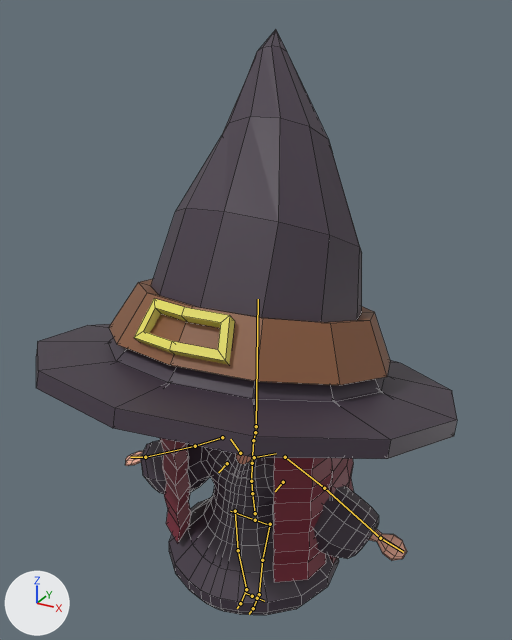
An edit to the Blender file Working/character.blend, drawn before and after from the same camera.
Rendered twice from a 50 mm lens placed at (1.55, -2.78, 3.21), pointed at (-0.25, 0.5, 1.57). Lighting does not change. The marker at lower left points along +X, +Y and +Z. The bones that bend it are drawn over the model as lines. Mesh edges are drawn as thin lines.

In view in the first picture: 'Hair', 'Hat', 'Player'.
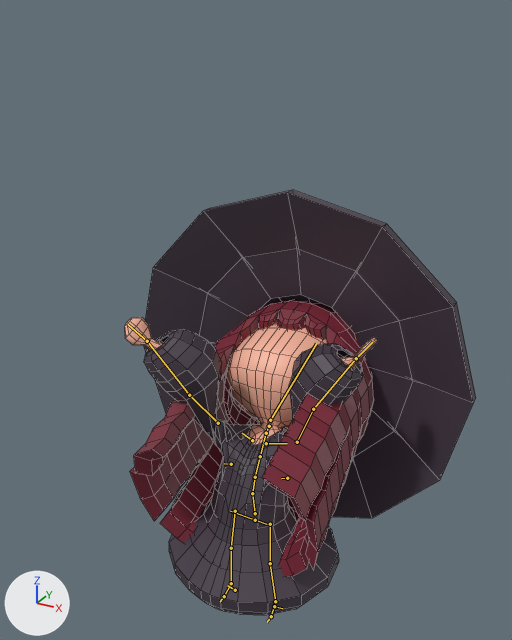
The newer file adds an action. The first version stands in its rest pose; the second is drawn at frame 6 of the action 'Witch_Sky'.

The change, as a diff of the scene's bpy script:
```diff
--- a/Working/character.blend.py
+++ b/Working/character.blend.py
@@ bone_spine_001 @@
 bone_spine_001 = bpy.data.objects['PlayerCharacter'].pose.bones['spine.001']  # child of 'spine'
-bone_spine_001.rotation_quaternion = (1.0, 0.0, 0.0, 0.0)  # degrees (0, 0, 0)
+bone_spine_001.rotation_quaternion = (0.96, -0.28, 0.02, 0.023)  # degrees (-32, 3, 2)
@@ bone_spine_006 @@
 bone_spine_006 = bpy.data.objects['PlayerCharacter'].pose.bones['spine.006']  # child of 'spine.005'
-bone_spine_006.rotation_quaternion = (1.0, 0.0, 0.0, 0.0)  # degrees (0, 0, 0)
+bone_spine_006.rotation_quaternion = (0.934, -0.358, 0.0, 0.0)  # degrees (-42, 0, 0)
@@ bone_upper_arm_l @@
 bone_upper_arm_l = bpy.data.objects['PlayerCharacter'].pose.bones['upper_arm.L']  # child of 'shoulder.L'
-bone_upper_arm_l.location = (0.0, 0.0, 0.0)
-bone_upper_arm_l.rotation_quaternion = (1.0, 0.0, 0.0, 0.0)  # degrees (0, 0, 0)
+bone_upper_arm_l.location = (-0.022, -0.016, -0.005)
+bone_upper_arm_l.rotation_quaternion = (0.227, 0.743, -0.603, -0.18)  # degrees (146, 0, -78)
@@ bone_upper_arm_r @@
 bone_upper_arm_r = bpy.data.objects['PlayerCharacter'].pose.bones['upper_arm.R']  # child of 'shoulder.R'
-bone_upper_arm_r.location = (0.0, 0.0, 0.0)
-bone_upper_arm_r.rotation_quaternion = (1.0, 0.0, 0.0, 0.0)  # degrees (0, 0, 0)
+bone_upper_arm_r.location = (0.047, -0.014, 0.149)
+bone_upper_arm_r.rotation_quaternion = (0.415, 0.698, 0.536, 0.229)  # degrees (124, 7, 71)
@@ bone_thigh_l @@
 bone_thigh_l = bpy.data.objects['PlayerCharacter'].pose.bones['thigh.L']  # child of 'spine'
-bone_thigh_l.rotation_quaternion = (1.0, 0.0, 0.0, 0.0)  # degrees (0, 0, 0)
+bone_thigh_l.rotation_quaternion = (0.995, 0.001, 0.011, -0.098)  # degrees (0, 1, -11)
@@ bone_thigh_r @@
 bone_thigh_r = bpy.data.objects['PlayerCharacter'].pose.bones['thigh.R']  # child of 'spine'
-bone_thigh_r.rotation_quaternion = (1.0, 0.0, 0.0, 0.0)  # degrees (0, 0, 0)
+bone_thigh_r.rotation_quaternion = (0.995, 0.001, -0.01, 0.096)  # degrees (0, -1, 11)
```

Location of each change, (x1, y1, x2, y2) in pixels of the pictures (512 x 640 px):
'Hat', posed (21% narrower, 23% shorter)
    before: (36, 30, 457, 459)
    after: (143, 190, 476, 518)
'Player', posed
    before: (125, 440, 407, 615)
    after: (125, 317, 378, 615)
'Hair', posed
    before: (160, 438, 353, 582)
    after: (130, 300, 374, 577)
bone 'spine.001', root to tip
    before: (252, 493) to (251, 481)
    after: (252, 493) to (255, 477)
bone 'spine.006', root to tip
    before: (256, 426) to (258, 299)
    after: (270, 420) to (316, 343)
bone 'upper_arm.L', root to tip
    before: (285, 457) to (324, 488)
    after: (297, 442) to (313, 409)
bone 'upper_arm.R', root to tip
    before: (222, 437) to (195, 446)
    after: (218, 423) to (189, 395)
bone 'thigh.L', root to tip
    before: (270, 524) to (262, 560)
    after: (270, 524) to (270, 563)
bone 'thigh.R', root to tip
    before: (235, 511) to (238, 550)
    after: (235, 511) to (231, 548)
